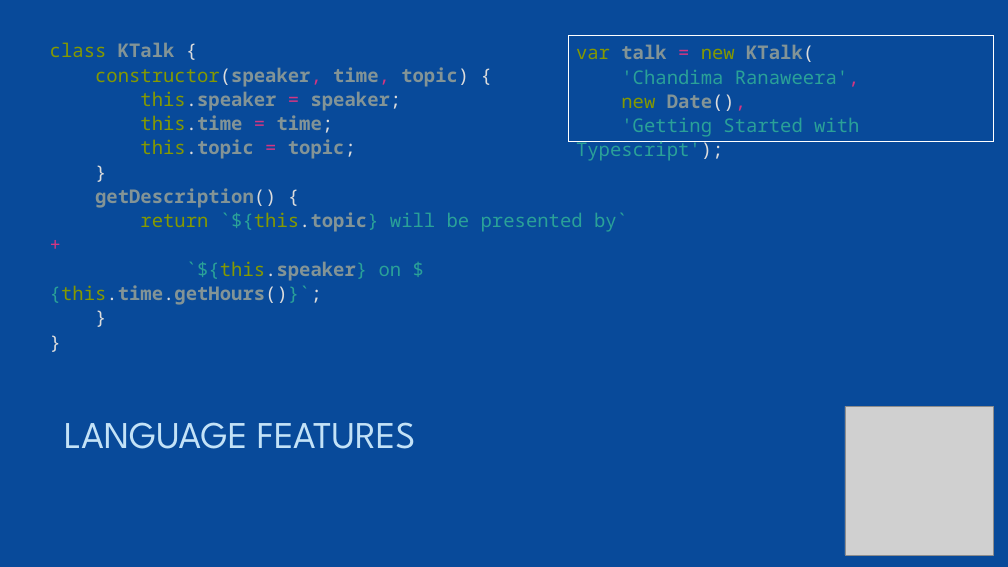
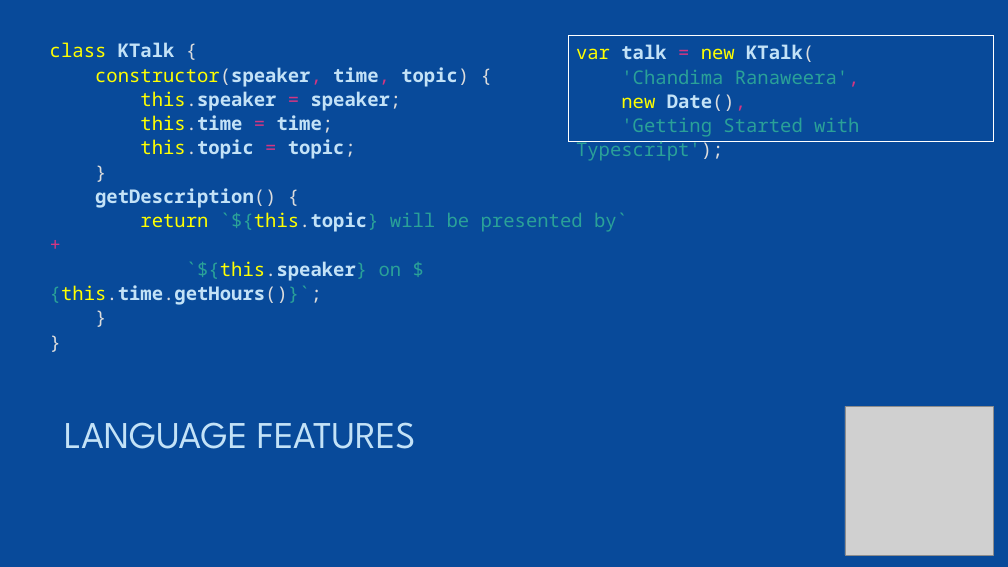
Before and after one commit to chan4lk/k-talk, a slide deck: slide 14 of Deck/typescript_ktalk.pptx (slide 13 before the commit). Drawn at 1008x567 pixels with LibreOffice and Linux fonts; fonts in the diff are those of the drawing; grey boxes stand for pictures. Boxes give left, top, right and bottom in pixels: in the first picture for what was removed or moved away, otherwise in the second. Text is boxed around its words. In the diff, an @@ line names an element or a change of style, - is before the commit and + after.

```diff
--- a/Deck/typescript_ktalk.pptx
+++ b/Deck/typescript_ktalk.pptx
@@ text at [50,42,628,305]: text colour #859900 to #FFFF00 in "class", "constructor(speaker,", "this.speaker", "this.time" and 3 more places; text colour #839496 to #C3E2F7 in "KTalk", "constructor(speaker, time, topic)", "this.speaker speaker;", "this.time time;" and 4 more places @@
@@ text in rectangle at [576,44,814,111]: text colour #859900 to #FFFF00 in "var new", "new"; text colour #839496 to #C3E2F7 in "talk KTalk(", "Date()," @@
```
Also in this commit, not shown: 5 other slides changed, 1 slide added.
